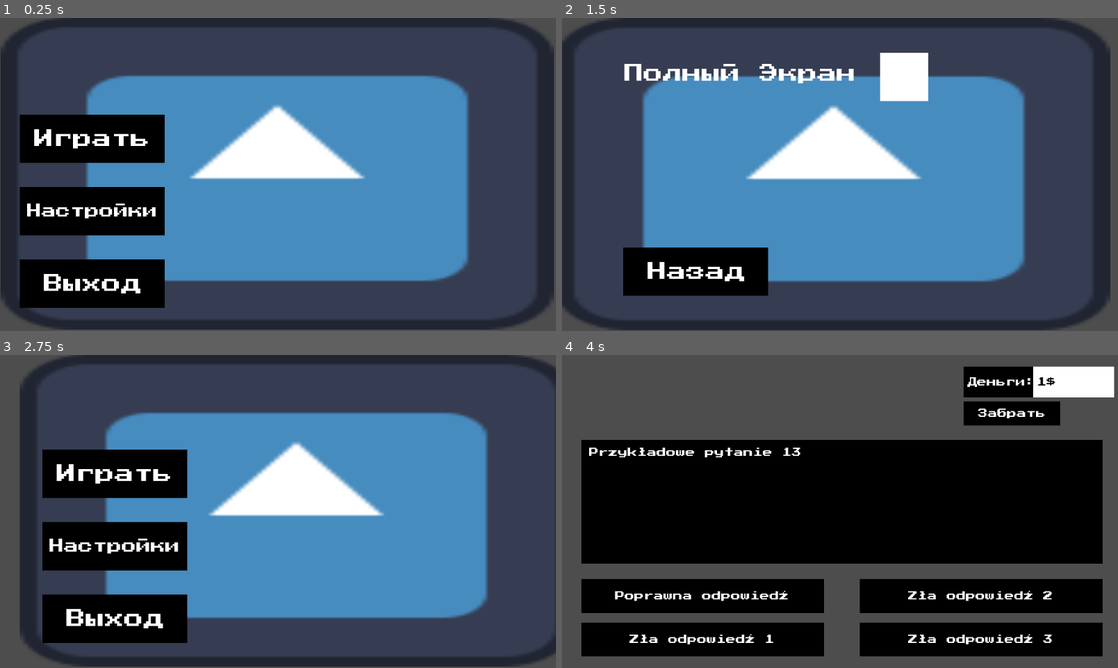
Above: before the commit, frames 1-4 (two rows, left to right).
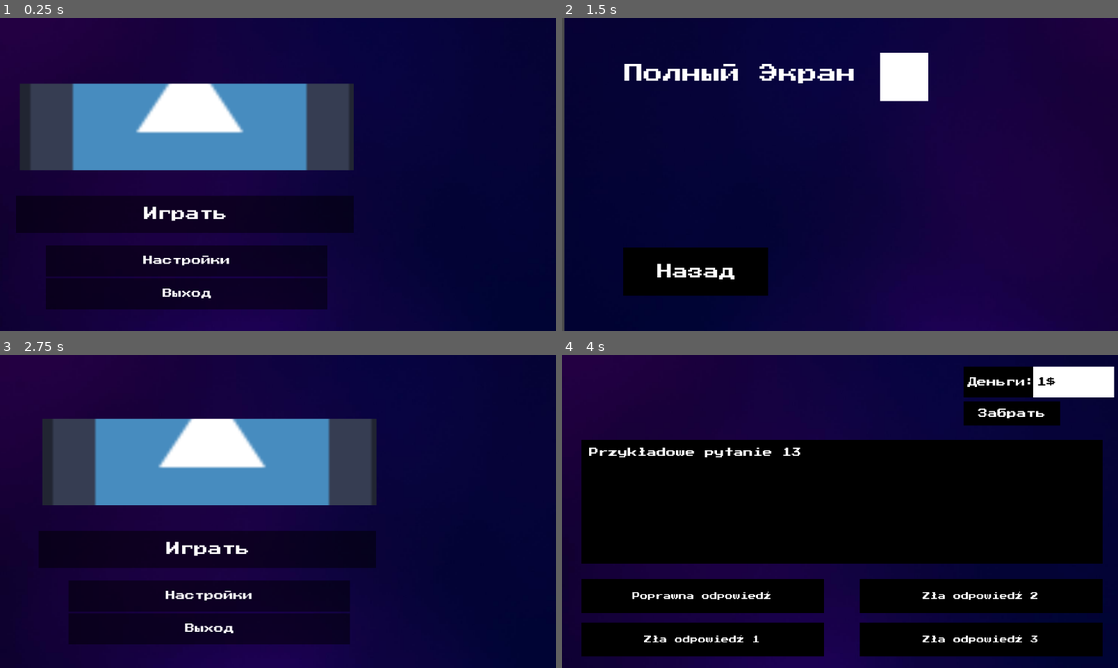
Above: after the commit, the same moments.

Repository: Tim00ff/wwtbam
Game: Godot game, scene res://game/start.tscn
The game is run twice, just before and just after one commit, with the same random seed, the same clock (stepped at 60 frames per second) and the same inputs. The engine's default icon, where the game draws it, is replaced by a stand-in: a white triangle on a blue panel in a dark square. Sound files missing from this copy of the repository are replaced by a short silence.
Inputs (mouse positions are in pixels of both pictures, inside the frame that each line leads up to):
- Up to frame 1 (0.25 s): no input
- Up to frame 2 (1.5 s): click "Настройки" at 0.5 s; click (890, 77) at 1.25 s
- Up to frame 3 (2.75 s): click "Назад" at 2 s
- Up to frame 4 (4 s): click (773, 461) at 2.77 s; click "Играть" at 3.5 s

The runs differ from the first frame. In frame 1, 95% of the frame differs, in the area x 0-100%, y 0-100%; in frame 2, 94%; in frame 3, 95%; in frame 4, 42%.

Commit message:
improved the design of the main screen
and settisgs screen too)

Diff:
--- a/game/start.tscn
+++ b/game/start.tscn
@@ -1,11 +1,12 @@
-[gd_scene load_steps=12 format=3 uid="uid://cp5pouep4ov0l"]
+[gd_scene load_steps=13 format=3 uid="uid://cp5pouep4ov0l"]
 
 [ext_resource type="Texture2D" uid="uid://o8k0elyht3kk" path="res://sprites/Black.png" id="1_g071l"]
 [ext_resource type="FontFile" uid="uid://1v3etm8to5eh" path="res://PressStart2P-Regular.ttf" id="2_88jc1"]
 [ext_resource type="Script" path="res://scripts/start/start.gd" id="2_j17x2"]
 [ext_resource type="Script" path="res://scripts/start/exit.gd" id="3_sbu3e"]
-[ext_resource type="Texture2D" uid="uid://dca40k26ykqd6" path="res://icon.svg" id="4_k3pk5"]
+[ext_resource type="Texture2D" uid="uid://dca40k26ykqd6" path="res://icon.svg" id="5_1s1dg"]
 [ext_resource type="Script" path="res://scripts/start/animation_player.gd" id="5_htksb"]
+[ext_resource type="Texture2D" uid="uid://bpdvigeyf3o5c" path="res://fon.png" id="6_sfcq2"]
 [ext_resource type="Script" path="res://scripts/start/fs_button.gd" id="7_bh2q0"]
 [ext_resource type="Script" path="res://scripts/start/camera.gd" id="7_hh4lx"]
 
@@ -28,6 +29,7 @@
 resource_name = "new_animation"
 length = 5.0
 loop_mode = 1
+step = 0.0166667
 tracks/0/type = "value"
 tracks/0/imported = false
 tracks/0/enabled = true
@@ -51,89 +53,114 @@
 
 [node name="ItemList" type="ItemList" parent="."]
 self_modulate = Color(1, 1, 1, 0)
-offset_right = 396.0
+offset_right = 732.0
 offset_bottom = 639.0
 
 [node name="start" type="TextureButton" parent="ItemList"]
+self_modulate = Color(1, 1, 1, 0.490196)
+layout_mode = 2
+offset_left = 32.0
+offset_top = 368.0
+offset_right = 615.0
+offset_bottom = 432.0
+scale = Vector2(1.2, 1.2)
+size_flags_vertical = 3
+size_flags_stretch_ratio = 0.75
+action_mode = 0
+button_mask = 3
+texture_normal = ExtResource("1_g071l")
+texture_pressed = ExtResource("1_g071l")
+texture_hover = ExtResource("1_g071l")
+texture_disabled = ExtResource("1_g071l")
+texture_focused = ExtResource("1_g071l")
+stretch_mode = 0
+script = ExtResource("2_j17x2")
+
+[node name="Label" type="Label" parent="ItemList/start"]
+layout_mode = 0
+offset_right = 586.0
+offset_bottom = 63.0
+theme_override_fonts/font = ExtResource("2_88jc1")
+theme_override_font_sizes/font_size = 24
+text = "Играть"
+horizontal_alignment = 1
+vertical_alignment = 1
+
+[node name="settings" type="TextureButton" parent="ItemList"]
+self_modulate = Color(1, 1, 1, 0.490196)
+layout_mode = 2
+offset_left = 94.0
+offset_top = 471.0
+offset_right = 677.0
+offset_bottom = 535.0
+size_flags_vertical = 3
+size_flags_stretch_ratio = 0.75
+action_mode = 0
+button_mask = 3
+texture_normal = ExtResource("1_g071l")
+texture_pressed = ExtResource("1_g071l")
+texture_hover = ExtResource("1_g071l")
+texture_disabled = ExtResource("1_g071l")
+texture_focused = ExtResource("1_g071l")
+stretch_mode = 0
+
+[node name="Label" type="Label" parent="ItemList/settings"]
+layout_mode = 0
+offset_right = 584.0
+offset_bottom = 63.0
+theme_override_fonts/font = ExtResource("2_88jc1")
+theme_override_font_sizes/font_size = 20
+text = "Настройки"
+horizontal_alignment = 1
+vertical_alignment = 1
+
+[node name="exit" type="TextureButton" parent="ItemList"]
+self_modulate = Color(1, 1, 1, 0.490196)
+layout_mode = 2
+offset_left = 94.0
+offset_top = 539.0
+offset_right = 677.0
+offset_bottom = 603.0
+size_flags_vertical = 3
+size_flags_stretch_ratio = 0.75
+action_mode = 0
+button_mask = 3
+texture_normal = ExtResource("1_g071l")
+texture_pressed = ExtResource("1_g071l")
+texture_hover = ExtResource("1_g071l")
+texture_disabled = ExtResource("1_g071l")
+texture_focused = ExtResource("1_g071l")
+stretch_mode = 0
+script = ExtResource("3_sbu3e")
+
+[node name="Label" type="Label" parent="ItemList/exit"]
+layout_mode = 0
+offset_right = 584.0
+offset_bottom = 63.0
+theme_override_fonts/font = ExtResource("2_88jc1")
+theme_override_font_sizes/font_size = 20
+text = "Выход
+"
+horizontal_alignment = 1
+vertical_alignment = 1
+
+[node name="option4" type="TextureButton" parent="ItemList"]
 layout_mode = 1
 anchors_preset = -1
-offset_left = 40.0
-offset_top = 200.0
-offset_right = 340.0
-offset_bottom = 300.0
-action_mode = 0
-button_mask = 3
-texture_normal = ExtResource("1_g071l")
-texture_pressed = ExtResource("1_g071l")
-texture_hover = ExtResource("1_g071l")
-texture_disabled = ExtResource("1_g071l")
-texture_focused = ExtResource("1_g071l")
-stretch_mode = 0
-script = ExtResource("2_j17x2")
-
-[node name="Label" type="Label" parent="ItemList/start"]
-layout_mode = 0
-offset_right = 300.0
-offset_bottom = 100.0
-theme_override_fonts/font = ExtResource("2_88jc1")
-theme_override_font_sizes/font_size = 40
-text = "Играть"
-horizontal_alignment = 1
-vertical_alignment = 1
-
-[node name="settings" type="TextureButton" parent="ItemList"]
-layout_mode = 1
-anchors_preset = -1
-offset_left = 40.0
-offset_top = 350.0
-offset_right = 340.0
-offset_bottom = 450.0
-action_mode = 0
-button_mask = 3
-texture_normal = ExtResource("1_g071l")
-texture_pressed = ExtResource("1_g071l")
-texture_hover = ExtResource("1_g071l")
-texture_disabled = ExtResource("1_g071l")
-texture_focused = ExtResource("1_g071l")
-stretch_mode = 0
-
-[node name="Label" type="Label" parent="ItemList/settings"]
-layout_mode = 0
-offset_right = 300.0
-offset_bottom = 100.0
-theme_override_fonts/font = ExtResource("2_88jc1")
-theme_override_font_sizes/font_size = 30
-text = "Настройки"
-horizontal_alignment = 1
-vertical_alignment = 1
-
-[node name="exit" type="TextureButton" parent="ItemList"]
-layout_mode = 1
-anchors_preset = -1
-offset_left = 40.0
-offset_top = 500.0
-offset_right = 340.0
-offset_bottom = 600.0
-action_mode = 0
-button_mask = 3
-texture_normal = ExtResource("1_g071l")
-texture_pressed = ExtResource("1_g071l")
-texture_hover = ExtResource("1_g071l")
-texture_disabled = ExtResource("1_g071l")
-texture_focused = ExtResource("1_g071l")
-stretch_mode = 0
-script = ExtResource("3_sbu3e")
-
-[node name="Label" type="Label" parent="ItemList/exit"]
-layout_mode = 0
-offset_right = 300.0
-offset_bottom = 100.0
-theme_override_fonts/font = ExtResource("2_88jc1")
-theme_override_font_sizes/font_size = 40
-text = "Выход
-"
-horizontal_alignment = 1
-vertical_alignment = 1
+anchor_left = -0.0983607
+anchor_top = 0.0125196
+anchor_right = -0.0983607
+anchor_bottom = 0.0125196
+offset_left = 112.0
+offset_top = 128.0
+offset_right = 615.0
+offset_bottom = 256.0
+scale = Vector2(1.4, 1.4)
+action_mode = 0
+button_mask = 3
+texture_normal = ExtResource("5_1s1dg")
+stretch_mode = 6
+metadata/_edit_use_anchors_ = true
 
 [node name="AnimationPlayer" type="AnimationPlayer" parent="."]
 libraries = {
@@ -141,12 +168,6 @@
 }
 speed_scale = 0.2
 script = ExtResource("5_htksb")
-
-[node name="bg" type="Sprite2D" parent="."]
-z_index = -3
-position = Vector2(574.5, 322)
-scale = Vector2(8.96094, 5.04688)
-texture = ExtResource("4_k3pk5")
 
 [node name="Camera2D" type="Camera2D" parent="."]
 anchor_mode = 0
@@ -174,19 +195,12 @@
 offset_right = 300.0
 offset_bottom = 100.0
 theme_override_fonts/font = ExtResource("2_88jc1")
-theme_override_font_sizes/font_size = 40
+theme_override_font_sizes/font_size = 32
 text = "Назад
 "
 horizontal_alignment = 1
 vertical_alignment = 1
 metadata/_edit_lock_ = true
-
-[node name="bg2" type="Sprite2D" parent="settings"]
-z_index = -3
-position = Vector2(-1400, 0)
-scale = Vector2(8.96094, 5.04688)
-texture = ExtResource("4_k3pk5")
-centered = false
 
 [node name="fs_text" type="Label" parent="settings"]
 offset_left = -1260.0
@@ -210,6 +224,15 @@
 stretch_mode = 0
 script = ExtResource("7_bh2q0")
 
+[node name="bg" type="Polygon2D" parent="."]
+z_index = -2
+texture_repeat = 3
+position = Vector2(-32, -40)
+scale = Vector2(0.772512, 0.745536)
+texture = ExtResource("6_sfcq2")
+polygon = PackedVector2Array(-1750.14, -257.533, -1750.14, 1470.08, 1615.51, 1480.81, 1624, -280)
+metadata/_edit_lock_ = true
+
 [connection signal="button_up" from="ItemList/start" to="ItemList/start" method="_on_button_up"]
 [connection signal="button_up" from="ItemList/settings" to="Camera2D" method="_on_settings_button_up"]
 [connection signal="button_up" from="ItemList/exit" to="ItemList/exit" method="_on_button_up"]
--- a/game/wwtbam.tscn
+++ b/game/wwtbam.tscn
@@ -12,6 +12,8 @@
 [ext_resource type="AudioStream" uid="uid://dy3gnncccb0qc" path="res://audio/khsm_q1-5-wrong.mp3" id="7_qbd1y"]
 [ext_resource type="Script" path="res://scripts/wwtbam/amount.gd" id="7_u7661"]
 [ext_resource type="AudioStream" uid="uid://d28oxupbvoee5" path="res://audio/khsm_q1-5-correct-o.mp3" id="8_4xnfv"]
+[ext_resource type="Texture2D" uid="uid://dca40k26ykqd6" path="res://icon.svg" id="12_drsow"]
+[ext_resource type="Texture2D" uid="uid://bpdvigeyf3o5c" path="res://fon.png" id="13_tfo2d"]
 
 [sub_resource type="Animation" id="Animation_1am8d"]
 length = 0.001
@@ -156,7 +158,7 @@
 offset_right = 500.0
 offset_bottom = 70.0
 theme_override_fonts/font = ExtResource("5_hhv0y")
-theme_override_font_sizes/font_size = 20
+theme_override_font_sizes/font_size = 16
 text = "VCVDSvsdavsjvdjvJDJVSDJHAVSDvhvhvjASVDJHSAVDJASHVDvhvhv
 "
 horizontal_alignment = 1
@@ -180,7 +182,7 @@
 offset_right = 500.0
 offset_bottom = 70.0
 theme_override_fonts/font = ExtResource("5_hhv0y")
-theme_override_font_sizes/font_size = 20
+theme_override_font_sizes/font_size = 16
 text = "VCVDSvsdavsjvdjvJDJVSDJHAVSDvjhvhvhvjASVDJHSAVDJASHVDvhvhv
 "
 horizontal_alignment = 1
@@ -205,7 +207,7 @@
 offset_right = 500.0
 offset_bottom = 70.0
 theme_override_fonts/font = ExtResource("5_hhv0y")
-theme_override_font_sizes/font_size = 20
+theme_override_font_sizes/font_size = 16
 text = "VCVDSvsdavsjvdjvJDJVSDJHAVSDvjhvhvhvjASVDJHSAVDJASHVDvhvhv
 "
 horizontal_alignment = 1
@@ -230,13 +232,17 @@
 offset_right = 500.0
 offset_bottom = 70.0
 theme_override_fonts/font = ExtResource("5_hhv0y")
-theme_override_font_sizes/font_size = 20
+theme_override_font_sizes/font_size = 16
 text = "VCVDSvsdavsjvdjvJDJVSDJHAVSDvjhvhvhvjASVDJHSAVDJASHVDvhvhv
 "
 horizontal_alignment = 1
 vertical_alignment = 1
 autowrap_mode = 3
 metadata/_edit_lock_ = true
+
+[node name="Icon" type="Sprite2D" parent="Answers"]
+position = Vector2(-255, 945)
+texture = ExtResource("12_drsow")
 
 [node name="Question" type="Node2D" parent="."]
 
@@ -326,6 +332,15 @@
 "": SubResource("AnimationLibrary_pb4j3")
 }
 
+[node name="bg" type="Polygon2D" parent="."]
+z_index = -2
+texture_repeat = 3
+position = Vector2(-36, -51)
+scale = Vector2(0.772512, 0.745536)
+texture = ExtResource("13_tfo2d")
+polygon = PackedVector2Array(-1750.14, -257.533, -1750.14, 1470.08, 1615.51, 1480.81, 1624, -280)
+metadata/_edit_lock_ = true
+
 [connection signal="finished" from="sounds/startup sound" to="sounds/background sound" method="_on_startup_sound_finished"]
 [connection signal="button_up" from="Answers/option1" to="." method="_on_option_1_button_up"]
 [connection signal="button_up" from="Answers/option2" to="." method="_on_option_2_button_up"]
--- /dev/null
+++ b/rhombus-svgrepo-com.svg
@@ -0,0 +1,4 @@
+<?xml version="1.0" encoding="utf-8"?><!-- Uploaded to: SVG Repo, www.svgrepo.com, Generator: SVG Repo Mixer Tools -->
+<svg width="800px" height="800px" viewBox="0 0 24 24" fill="none" xmlns="http://www.w3.org/2000/svg">
+<path d="M11.5757 1.42426C11.81 1.18995 12.1899 1.18995 12.4243 1.42426L22.5757 11.5757C22.81 11.81 22.8101 12.1899 22.5757 12.4243L12.4243 22.5757C12.19 22.81 11.8101 22.8101 11.5757 22.5757L1.42426 12.4243C1.18995 12.19 1.18995 11.8101 1.42426 11.5757L11.5757 1.42426Z" stroke="#000000" stroke-width="1.5" stroke-linecap="round" stroke-linejoin="round"/>
+</svg>
Binary file added: fon.png
Not shown, added: fon.png.import
Not shown: 1 places in game/wwtbam.tscn that only renumber resources
Not shown, added: rhombus-svgrepo-com.svg.import
